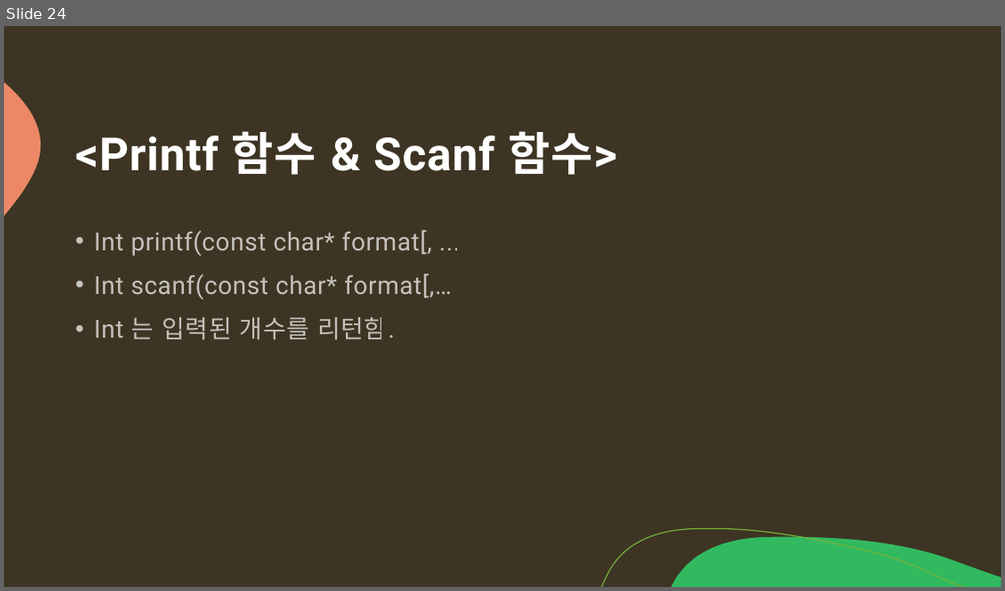
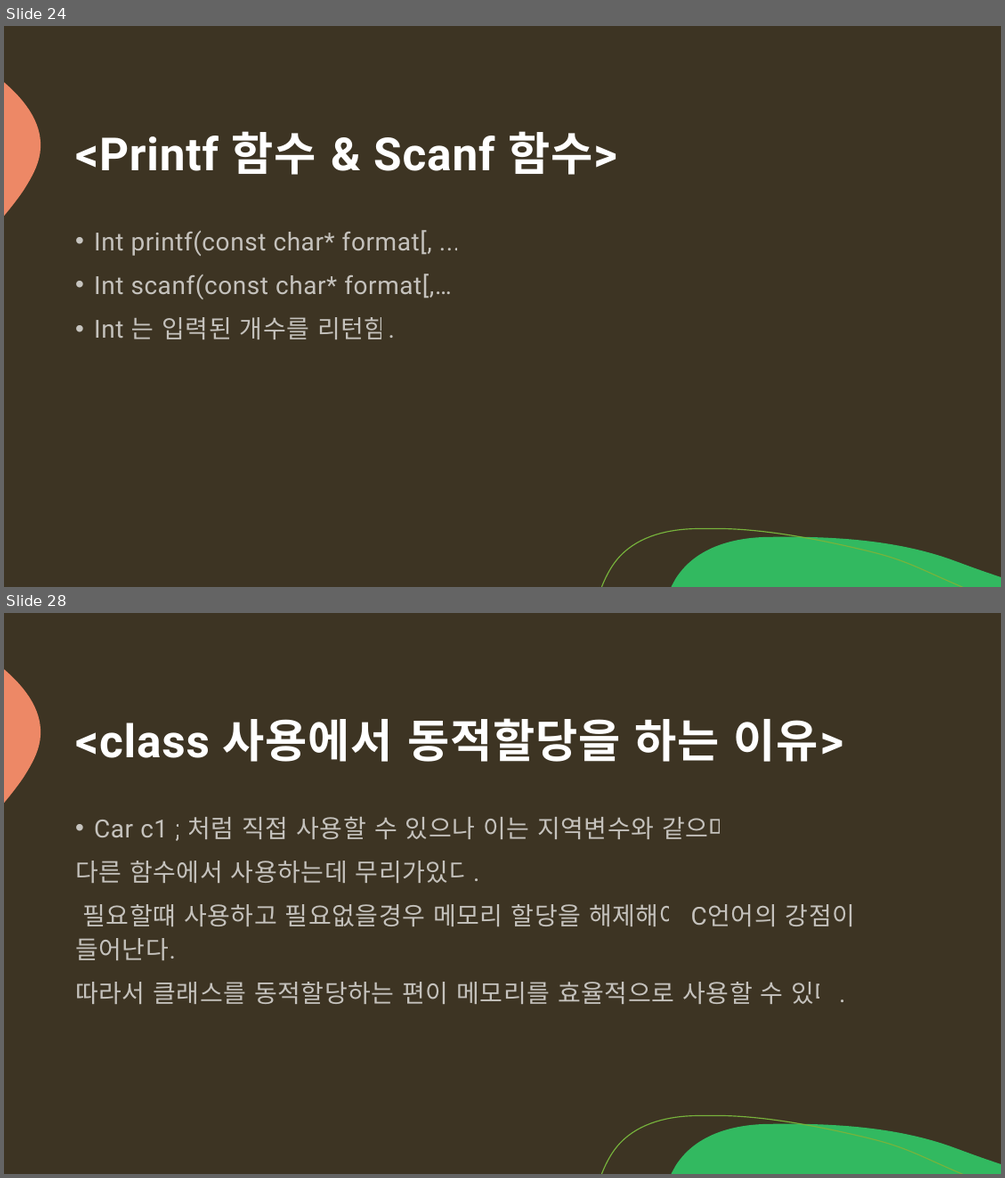
Before and after one commit to arkchimy/_Algorithm, a slide deck: 전공지식/C언어의 기초/C언어 기초지식.pptx. Shown one above the other, each under a label of ours: slide 24 before the commit, slides 24 and 28 after it; the slides between them are not shown. The pictures are 1005x591 and 1005x1178 pixels, drawn with LibreOffice and Linux fonts; fonts in the diff are those of the drawing. Boxes give left, top, right and bottom in pixels: in the first picture for what was removed or moved away, otherwise in the second. Text is boxed around its words. In the diff, an @@ line names an element or a change of style, - is before the commit and + after.

```diff
--- a/전공지식/C언어의 기초/C언어 기초지식.pptx
+++ b/전공지식/C언어의 기초/C언어 기초지식.pptx
@@ slide 28 added at (x1=4, y1=613, x2=1001, y2=1174), background #3D3423; not listed: 3 template elements that a slide beside it also shows @@
@@ title added at (x1=75, y1=718, x2=844, y2=762), 44 pt, text #FFFFFF, bold @@
+<class 사용에서 동적할당을 하는 이유>
@@ text added at (x1=75, y1=816, x2=855, y2=1004), 24 pt, text #FFFFFF at 70% opacity @@
+• Car c1 ; 처럼 직접 사용할 수 있으나 이는 지역변수와 같으며
+다른 함수에서 사용하는데 무리가있다.
+필요할떄 사용하고 필요없을경우 메모리 할당을 해제해야 C언어의 강점이 들어난다.
+따라서 클래스를 동적할당하는 편이 메모리를 효율적으로 사용할 수 있다.
```
Also in this commit, not shown: 3 other slides added.
